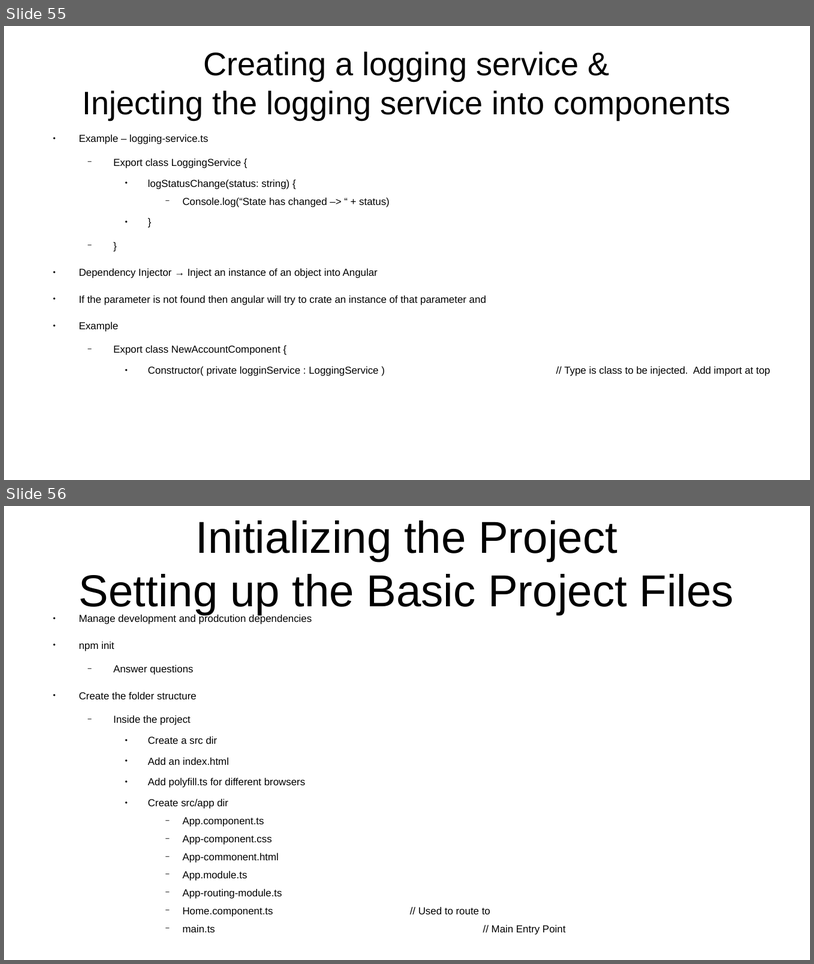
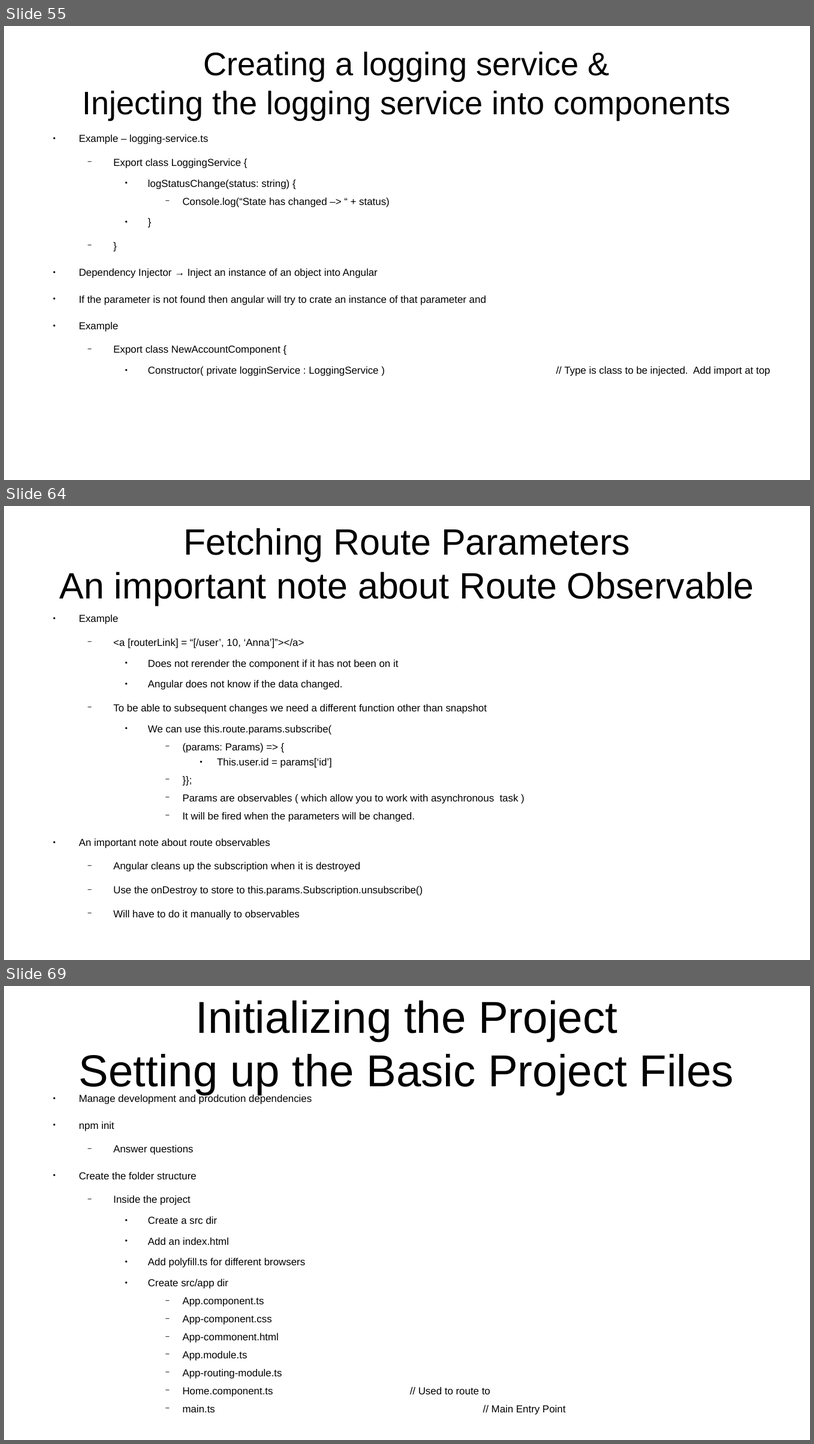
Before and after one commit to CharlesStockman/notesFromCourses, a slide deck: javascript/frameworks/angular/Angular 6 ( formerly Angular 2) -- The Complete Guide.odp. Shown one above the other, each under a label of ours: slides 55 and 56 before the commit, slides 55, 64 and 69 after it; the slides between them are not shown. The pictures are 814x964 and 814x1444 pixels, drawn with LibreOffice and Linux fonts; fonts in the diff are those of the drawing. Boxes give left, top, right and bottom in pixels: in the first picture for what was removed or moved away, otherwise in the second. Text is boxed around its words. In the diff, an @@ line names an element or a change of style, - is before the commit and + after.

```diff
--- a/javascript/frameworks/angular/Angular 6 ( formerly Angular 2) -- The Complete Guide.odp
+++ b/javascript/frameworks/angular/Angular 6 ( formerly Angular 2) -- The Complete Guide.odp
@@ slide 64 added at (4, 506, 810, 960), background #FFFFFF @@
@@ title added at (59, 528, 755, 605), 36 pt, text #000000 @@
+Fetching Route Parameters
+An important note about Route Observable
@@ text added at (79, 614, 519, 919), 10 pt, text #000000 @@
+● Example
+  − <a [routerLink] = “[/user’, 10, ‘Anna’]”></a>
+    ● Does not rerender the component if it has not been on it
+    ● Angular does not know if the data changed.
+  − To be able to subsequent changes we need a different function other than snapshot
+    ● We can use this.route.params.subscribe(
+      − (params: Params) => {
+        ● This.user.id = params[‘id’]
+      − }};
+      − Params are observables ( which allow you to work with asynchronous task )
+      − It will be fired when the parameters will be changed.
+● An important note about route observables
+  − Angular cleans up the subscription when it is destroyed
+  − Use the onDestroy to store to this.params.Subscription.unsubscribe()
+  − Will have to do it manually to observables
@@ what was slide 56 is now slide 69 @@
```
Also in this commit, not shown: 8 slides changed, 12 other slides added, 55 other files.
